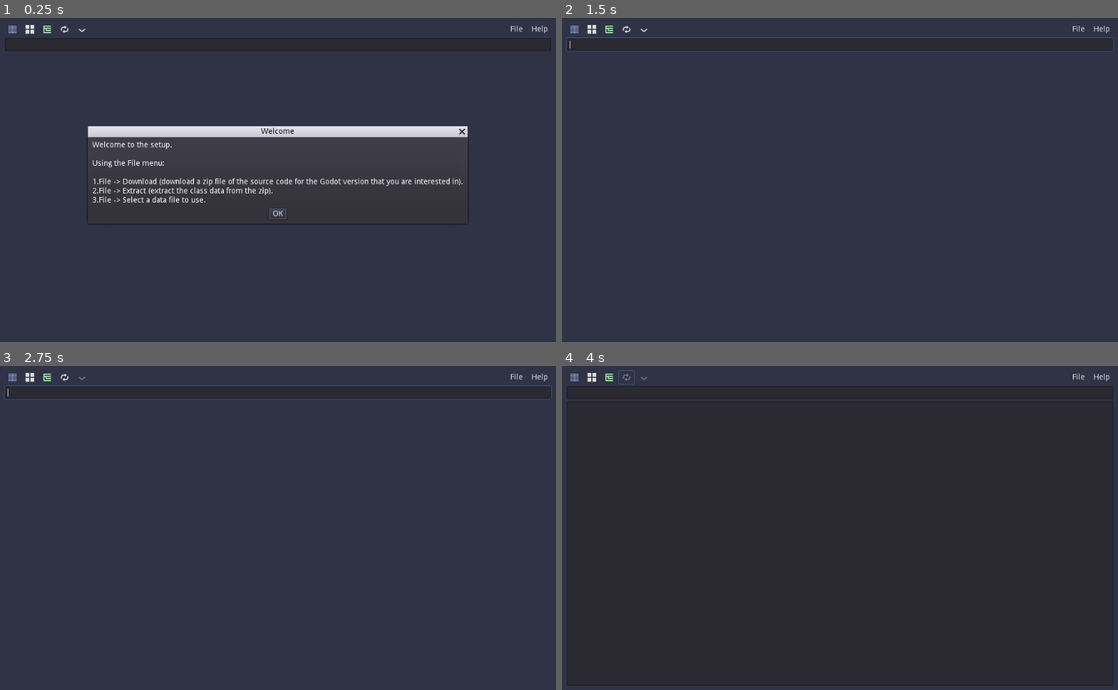
Above: before the commit, frames 1-4 (two rows, left to right).
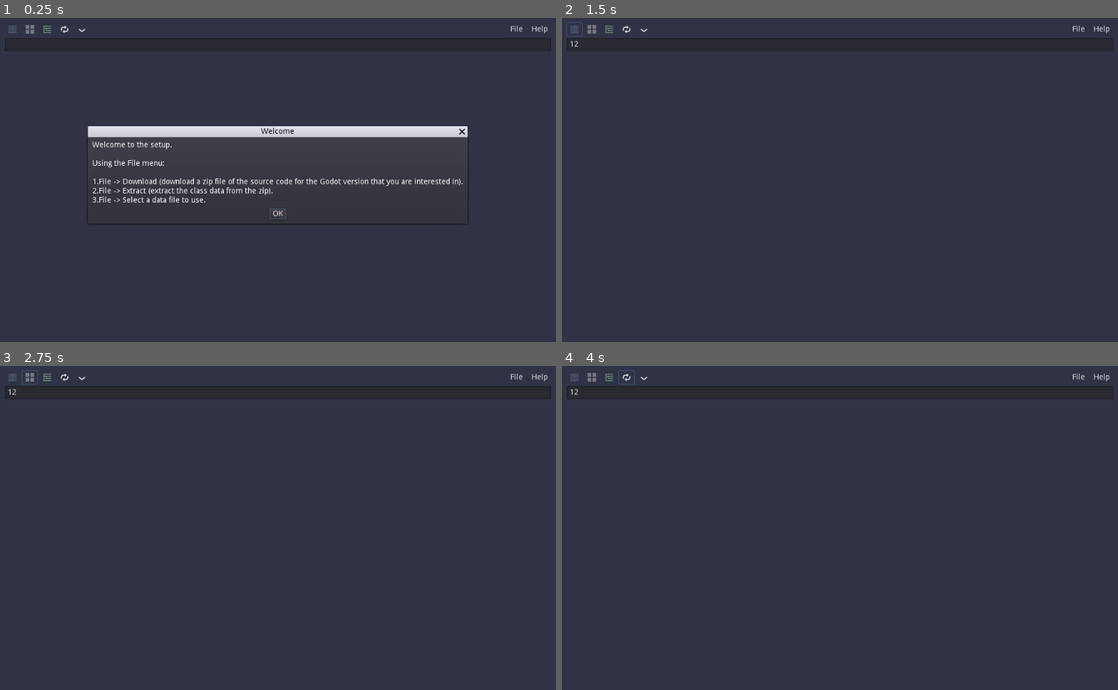
Above: after the commit, the same moments.

Repository: andrew-wilkes/gdscript-class-explorer
Game: Godot game, scene res://Main.tscn
The game is run twice, just before and just after one commit, with the same random seed, the same clock (stepped at 60 frames per second) and the same inputs.
Inputs (mouse positions are in pixels of both pictures, inside the frame that each line leads up to):
- Up to frame 1 (0.25 s): no input
- Up to frame 2 (1.5 s): click (840, 43) at 0.52 s; type "12" at 0.6 s; click (573, 30) at 1.27 s
- Up to frame 3 (2.75 s): click (27, 378) at 2.02 s
- Up to frame 4 (4 s): click (606, 378) at 2.77 s; click (628, 378) at 3.52 s

The runs differ from the first frame. In frame 1, less than 0.1% of the frame differs, in the area x 1-10%, y 2-5%; in frame 2, 0.5%; in frame 3, 0.6%; in frame 4, 0.8%, in the area x 0-100%, y 2-99%.
Error after the commit: Invalid set index 'disabled' (on base: 'LineEdit') with value of type 'bool'. (res://Main.gd:66)

Commit message:
Use path for local files rather than blank string

Diff:
--- a/src/Main.gd
+++ b/src/Main.gd
@@ -57,7 +57,13 @@
 		else:
 			bad_data()
 	else:
+		disable_class_button_menu_items()
 		$c/Welcome.popup_centered()
+
+
+func disable_class_button_menu_items(disabled = true):
+	for item in get_tree().get_nodes_in_group("class_buttons"):
+		item.disabled = disabled
 
 
 func show_version(txt):
@@ -463,6 +469,7 @@
 		clear_scene()
 		yield(get_tree(), "idle_frame")
 		setup_class_view()
+		disable_class_button_menu_items(false)
 	else:
 		bad_data()
 
@@ -474,6 +481,7 @@
 
 
 func bad_data():
+	disable_class_button_menu_items()
 	var bd: AcceptDialog = $c/BadData
 	bd.dialog_text = bd.dialog_text.replace("FILE", Data.settings.data_file)
 	bd.popup_centered()
--- a/src/Main.tscn
+++ b/src/Main.tscn
@@ -33,20 +33,20 @@
 margin_right = 1006.0
 margin_bottom = 24.0
 
-[node name="Items" type="ToolButton" parent="VBox/Menu"]
+[node name="Items" type="ToolButton" parent="VBox/Menu" groups=["class_buttons"]]
 margin_right = 28.0
 margin_bottom = 24.0
 hint_tooltip = "A-Z"
 icon = ExtResource( 4 )
 
-[node name="Groups" type="ToolButton" parent="VBox/Menu"]
+[node name="Groups" type="ToolButton" parent="VBox/Menu" groups=["class_buttons"]]
 margin_left = 32.0
 margin_right = 60.0
 margin_bottom = 24.0
 hint_tooltip = "Group"
 icon = ExtResource( 2 )
 
-[node name="TreeButton" type="ToolButton" parent="VBox/Menu"]
+[node name="TreeButton" type="ToolButton" parent="VBox/Menu" groups=["class_buttons"]]
 margin_left = 64.0
 margin_right = 92.0
 margin_bottom = 24.0
@@ -104,7 +104,7 @@
 margin_bottom = 24.0
 text = "Help"
 
-[node name="SS" type="LineEdit" parent="VBox"]
+[node name="SS" type="LineEdit" parent="VBox" groups=["class_buttons"]]
 margin_top = 28.0
 margin_right = 1006.0
 margin_bottom = 52.0
--- a/src/SelectDataFile.gd
+++ b/src/SelectDataFile.gd
@@ -4,7 +4,7 @@
 
 func show_files():
 	var n = 0
-	var files = Data.get_file_list("")
+	var files = Data.get_file_list("./")
 	for b in $VBox.get_children():
 		if n > 0:
 			b.hide()
--- a/src/ZipExtract.gd
+++ b/src/ZipExtract.gd
@@ -7,7 +7,7 @@
 
 func show_files():
 	var n = 0
-	var files = Data.get_file_list("")
+	var files = Data.get_file_list("./")
 	for b in $VBox.get_children():
 		if n > 0:
 			b.hide()
